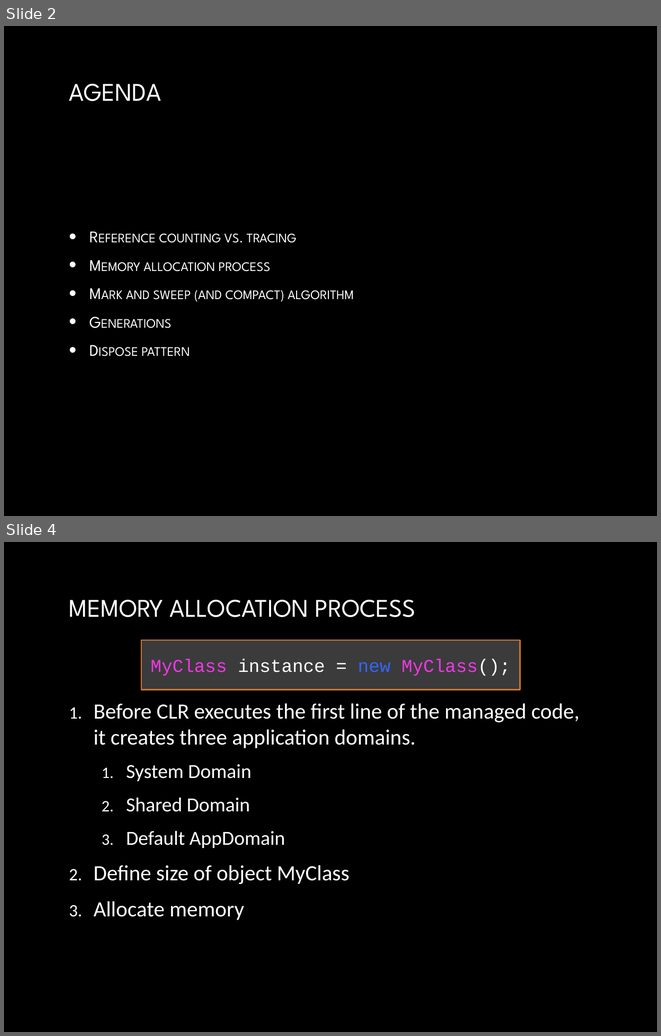
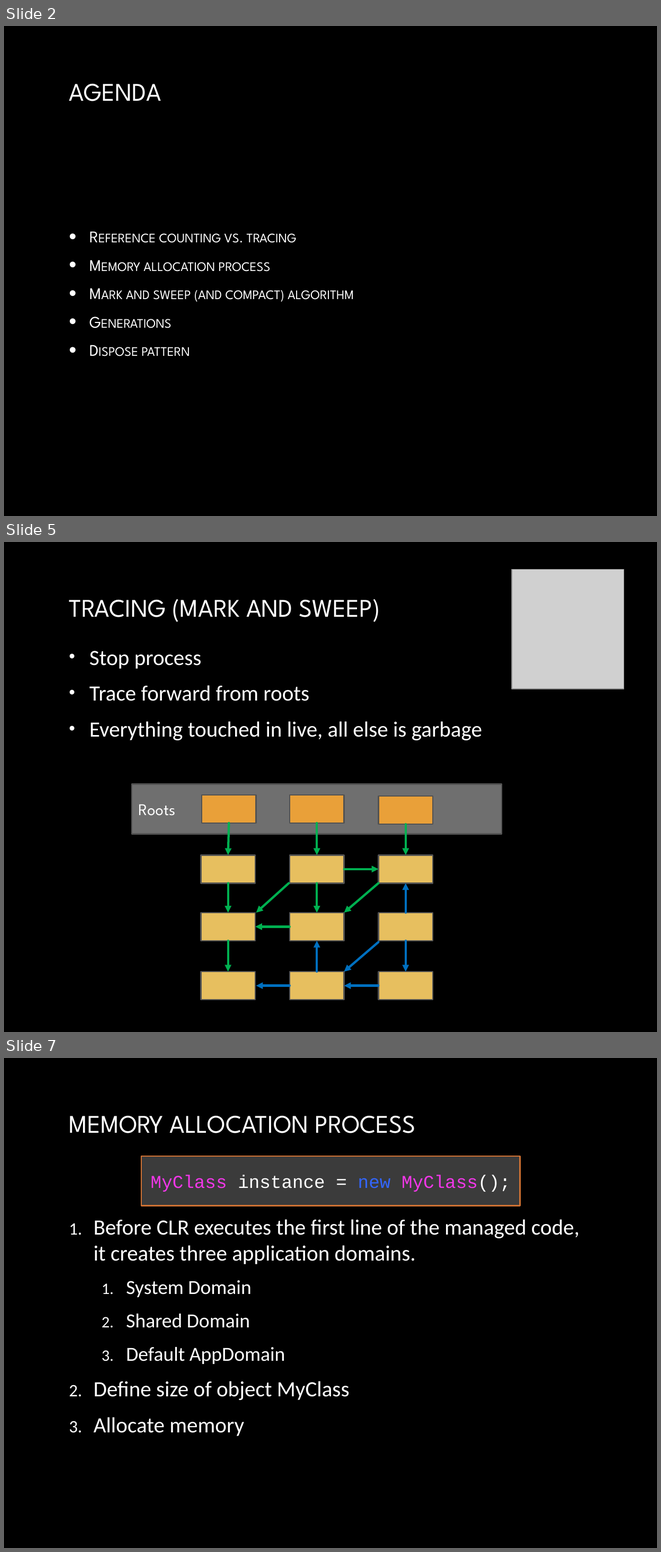
Before and after one commit to yuriyshapovalov/slides, a slide deck: ppt/Garbage collection in dotnet.pptx. Shown one above the other, each under a label of ours: slides 2 and 4 before the commit, slides 2, 5 and 7 after it; the slides between them are not shown. The pictures are 661x1036 and 661x1552 pixels, drawn with LibreOffice and Linux fonts; fonts in the diff are those of the drawing; grey boxes stand for pictures; background and template pictures are left out. Boxes give left, top, right and bottom in pixels: in the first picture for what was removed or moved away, otherwise in the second. Text is boxed around its words. In the diff, an @@ line names an element or a change of style, - is before the commit and + after.

Commit message:
update garbage collection in dotnet slides

```diff
--- a/ppt/Garbage collection in dotnet.pptx
+++ b/ppt/Garbage collection in dotnet.pptx
@@ slide 5 added at [4,542,657,1032], background picture (left out) @@
@@ picture added at [512,570,624,689] @@
@@ title added at [69,599,380,622], 28 pt, text gradient #FFFFFF to #BFBFBF @@
+TRACING (MARK AND SWEEP)
@@ text added at [89,651,482,740], 24 pt, text gradient #FFFFFF to #BFBFBF @@
+• Stop process
+• Trace forward from roots
+• Everything touched in live, all else is garbage
@@ rectangle added at [132,784,502,833], fill #6F6F6F, outline #525252 1.5 pt, 18 pt, text #FFFFFF @@
+Roots
@@ rectangle added at [202,795,256,823], fill #E9A039, outline #525252 1.5 pt @@
@@ rectangle added at [289,795,344,823], fill #E9A039, outline #525252 1.5 pt @@
@@ rectangle added at [378,796,432,824], fill #E9A039, outline #525252 1.5 pt @@
@@ arrow added from (229, 823) to (228, 855), #00B050 2.5 pt @@
@@ arrow added from (317, 823) to (317, 855), #00B050 2.5 pt @@
@@ arrow added from (406, 824) to (406, 855), #00B050 2.5 pt @@
@@ rectangle added at [201,855,255,883], fill #E7BF5F, outline #525252 1.5 pt @@
@@ rectangle added at [289,855,344,883], fill #E7BF5F, outline #525252 1.5 pt @@
@@ rectangle added at [378,855,432,883], fill #E7BF5F, outline #525252 1.5 pt @@
@@ arrow added from (344, 869) to (378, 869), #00B050 2.5 pt @@
@@ arrow added from (228, 883) to (228, 912), #00B050 2.5 pt @@
@@ arrow added from (289, 883) to (256, 912), #00B050 2.5 pt @@
@@ arrow added from (317, 883) to (317, 912), #00B050 2.5 pt @@
@@ arrow added from (378, 883) to (344, 912), #00B050 2.5 pt @@
@@ arrow added from (406, 912) to (406, 883), #0070C0 2.5 pt @@
@@ rectangle added at [201,912,255,941], fill #E7BF5F, outline #525252 1.5 pt @@
@@ rectangle added at [289,912,344,941], fill #E7BF5F, outline #525252 1.5 pt @@
@@ rectangle added at [378,912,432,941], fill #E7BF5F, outline #525252 1.5 pt @@
@@ arrow added from (289, 927) to (255, 927), #00B050 2.5 pt @@
@@ arrow added from (228, 941) to (228, 972), #00B050 2.5 pt @@
@@ arrow added from (317, 972) to (317, 941), #0070C0 2.5 pt @@
@@ arrow added from (378, 942) to (344, 972), #0070C0 2.5 pt @@
@@ arrow added from (406, 941) to (406, 972), #0070C0 2.5 pt @@
@@ rectangle added at [201,972,255,1000], fill #E7BF5F, outline #525252 1.5 pt @@
@@ arrow added from (289, 986) to (256, 986), #0070C0 2.5 pt @@
@@ rectangle added at [289,972,344,1000], fill #E7BF5F, outline #525252 1.5 pt @@
@@ arrow added from (378, 986) to (344, 986), #0070C0 2.5 pt @@
@@ rectangle added at [378,972,432,1000], fill #E7BF5F, outline #525252 1.5 pt @@
@@ what was slide 4 is now slide 7 @@
```
Also in this commit, not shown: 1 slide changed, 2 other slides added.
